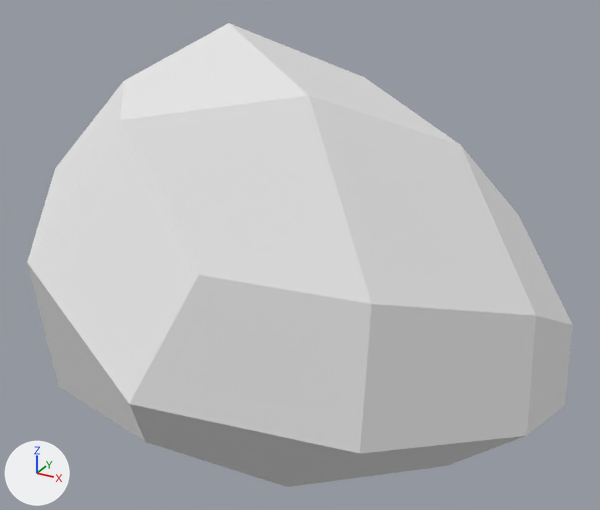
Two versions of the OBJ model Assets/3D/Exports/Props/Stone/Stone.obj, one commit apart.
Before and after are seen from a camera (50 mm lens) standing at (-45.1, 30.5, 33.3) and looking at (-58.9, 55.6, 20.7). The axes (+X, +Y, +Z) are drawn at lower left. The lights are the same throughout. Where no turn or scale is listed for an object, it has been applied to the vertices.

The first picture shows 'Stone'.
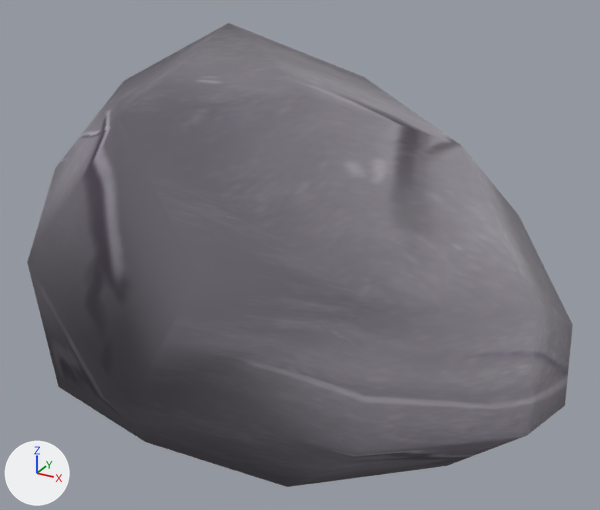
The newer file is also turned or shifted as a whole; pictures and numbers use the older file's frame.

Changed parts and their boxes [x1, y1, x2, y2] in the pictures (600 x 510 px):
'Stone', recoloured, shading changed (white to grey): [27, 23, 573, 487] in both

What changed in the scene script:
```text
Add img_stone_tex_png:
    img_stone_tex_png = load_image('stone tex.png', 'stone tex.png', 512, 512, 'sRGB')
Add mat_lambert2sg:
    mat_lambert2sg = principled_material('lambert2SG')
    mat_lambert2sg.texture = img_stone_tex_png
    mat_lambert2sg.roughness = 1.0
Change me_stone:
    where me_stone.from_pydata(...)  # 42 vertices, 40 faces; spans x -69.4..-49.1, y 46.0..64.0, z 11.6..28.5
    used by ob_stone; location = (0.0, 0.0, 0.0)
    remove me_stone.materials.append(mat_initialshadinggroup)  # white #e7e7e7
    me_stone part 1: edges marked sharp go from 80 to 0
    add me_stone.materials.append(mat_lambert2sg)  # picture img_stone_tex_png
```
